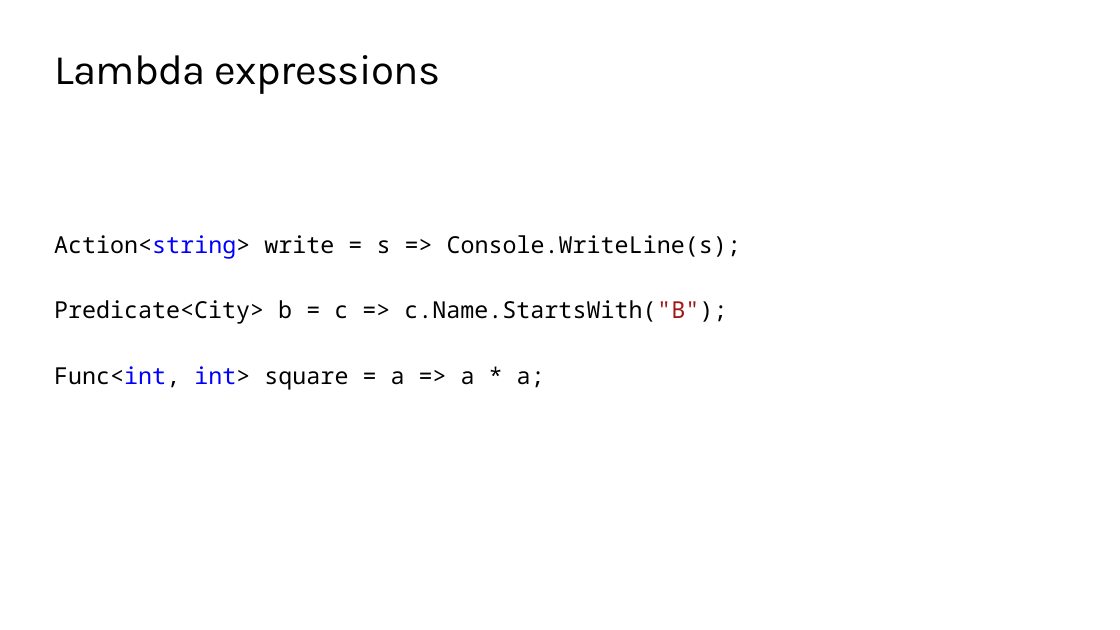
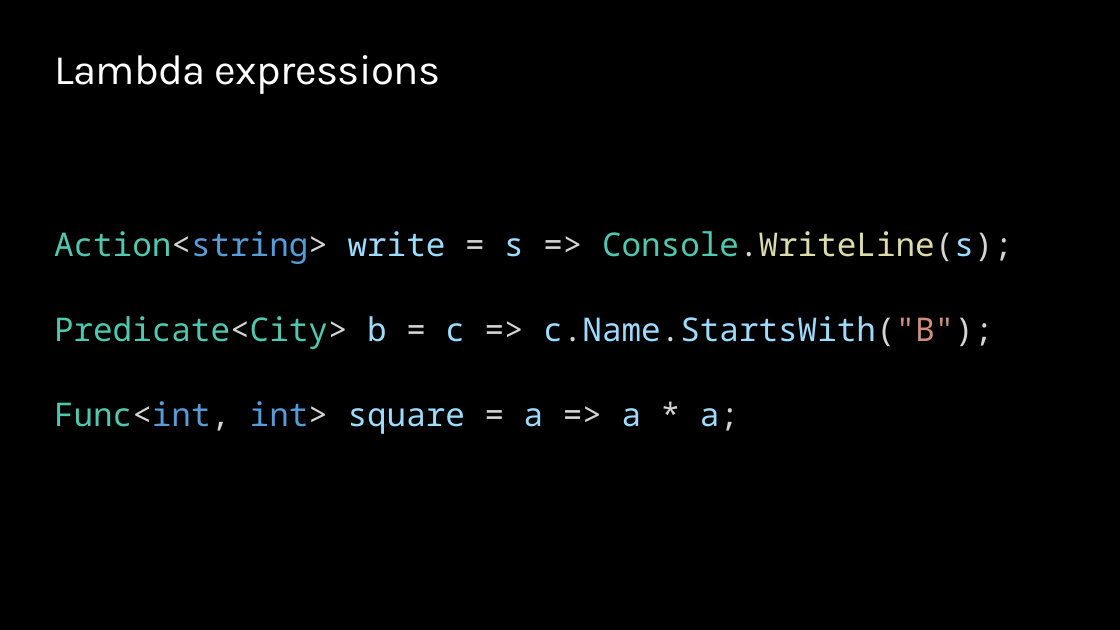
Before and after one commit to ondfisk/BDSA2020, a slide deck: slide 10 of Slides/Lecture03 - Lambdas and LINQ.pptx (slide 8 before the commit). Drawn at 1120x630 pixels with LibreOffice and Linux fonts; fonts in the diff are those of the drawing; background and template pictures are left out. Boxes give left, top, right and bottom in pixels: in the first picture for what was removed or moved away, otherwise in the second. Text is boxed around its words. In the diff, an @@ line names an element or a change of style, - is before the commit and + after.

```diff
--- a/Slides/Lecture03 - Lambdas and LINQ.pptx
+++ b/Slides/Lecture03 - Lambdas and LINQ.pptx
@@ background #FFFFFF to #000000 @@
@@ title "Lambda expressions" at bbox=[54, 55, 440, 94]: text colour #000000 to #FFFFFF @@
@@ text "Action<string> write = s => ..." at bbox=[54, 231, 1013, 434]: size 20 to 28 pt; text colour #000000 to #4EC9B0 in "Action<string> Console.WriteLine(s);", "Predicate<City>", "Func<int,"; text colour #000000 to #D4D4D4 in "Action<string> = => Console.WriteLine(s);", "Predicate<City> = => c.Name.StartsWith("B");", "Func<int, int> = => * a;"; text colour #0000FF to #569CD6 in "Action<string>", "Func<int, int>"; text colour #000000 to #9CDCFE in "write s Console.WriteLine(s);", "b c c.Name.StartsWith("B");", "square a a a;"; text colour #000000 to #DCDCAA in "Console.WriteLine(s);"; text colour #A31515 to #CE9178 in "c.Name.StartsWith("B");"; more space between paragraphs @@
```
Also in this commit, not shown: 10 other slides changed, 5 slides added, 1 other file.
